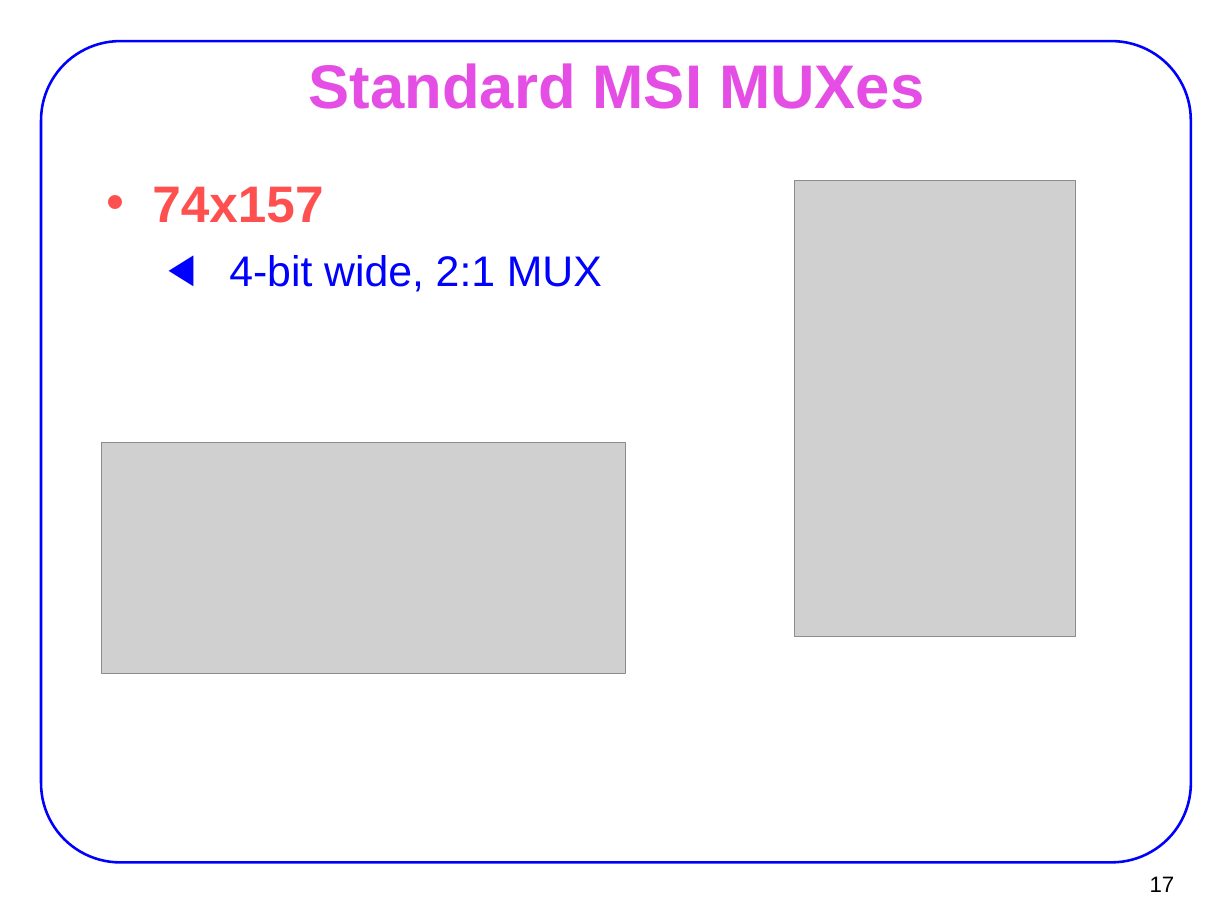
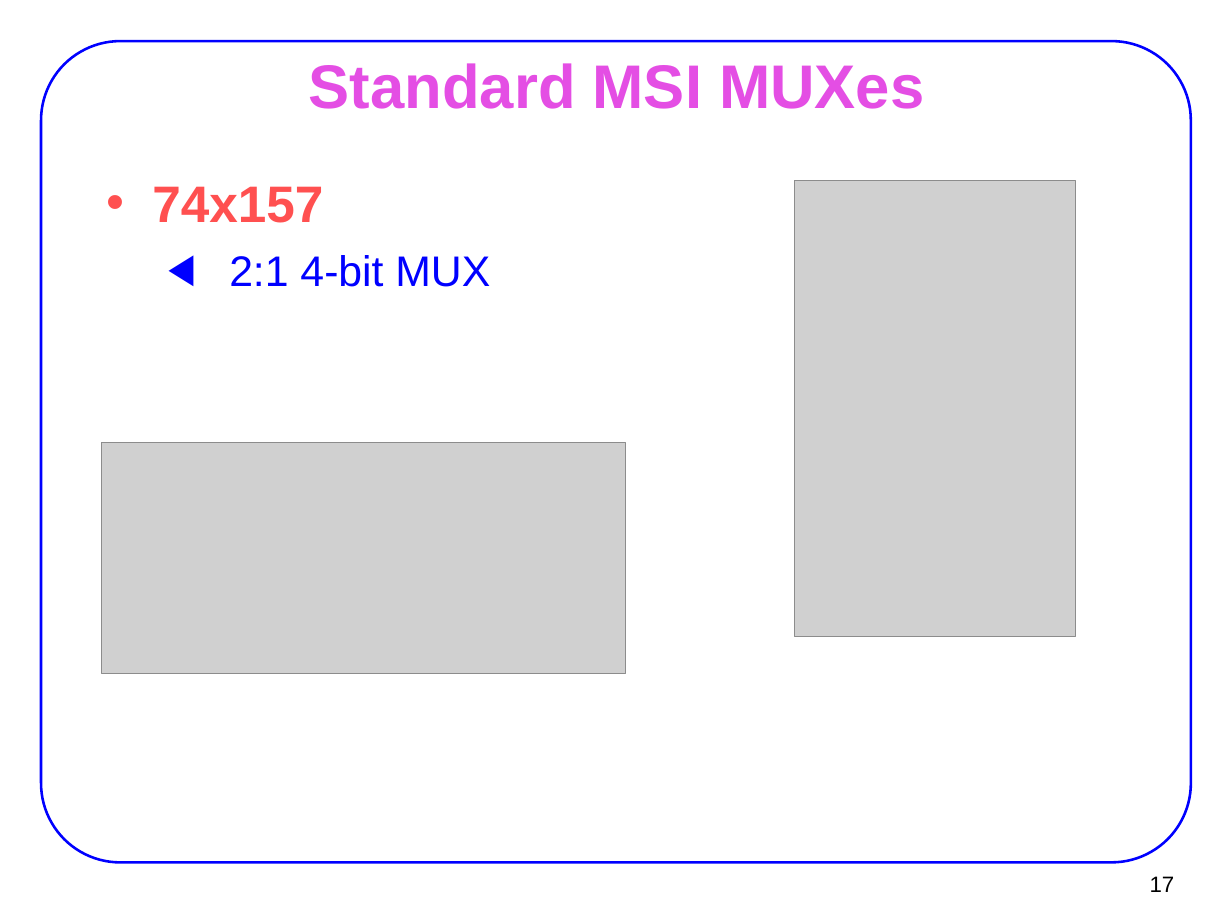
Before and after one commit to AUT-CE-Archive/AUT-CE-LC, a slide deck: slide 17 of Slides/07_mux.ppt. Drawn at 1232x924 pixels with LibreOffice and Linux fonts; fonts in the diff are those of the drawing; grey boxes stand for pictures. Boxes give left, top, right and bottom in pixels: in the first picture for what was removed or moved away, otherwise in the second. Text is boxed around its words. In the diff, an @@ line names an element or a change of style, - is before the commit and + after.

```diff
--- a/Slides/07_mux.ppt
+++ b/Slides/07_mux.ppt
@@ text at (x1=229, y1=255, x2=490, y2=287): text changed @@
-  ◀ 4-bit wide, 2:1 MUX
+  ◀ 2:1 4-bit MUX
```
Also in this commit, not shown: 13 other slides changed, 1 slide added, 1 slide removed, 31 other files.
